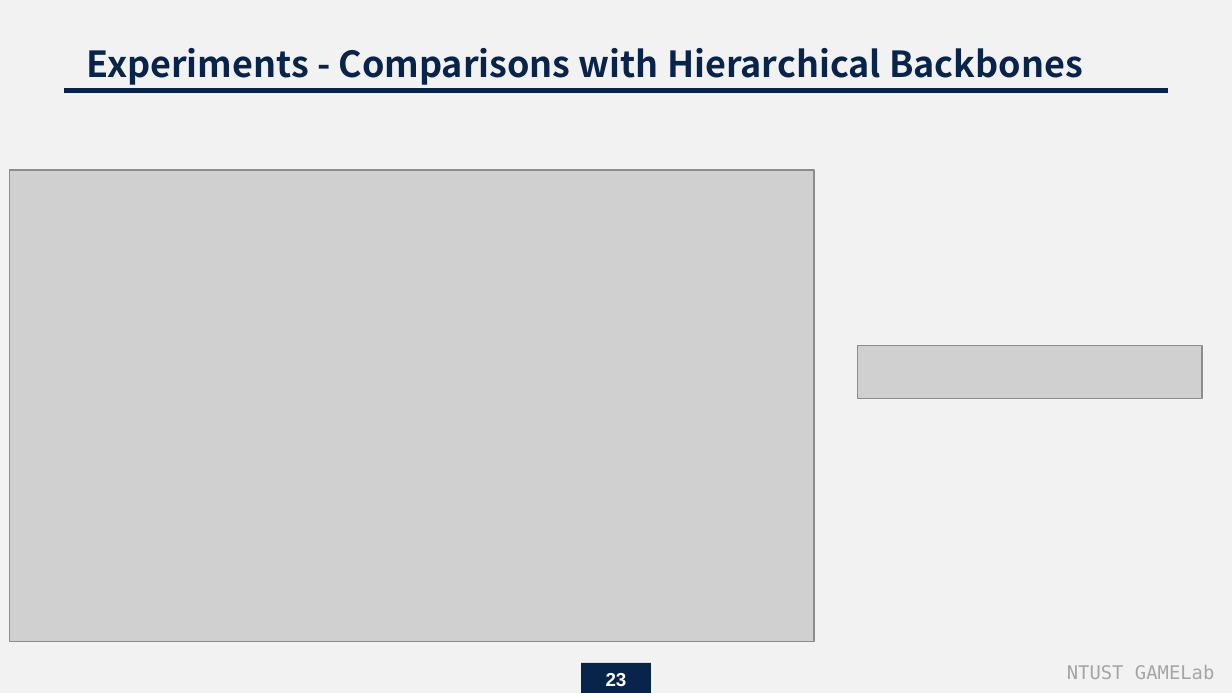
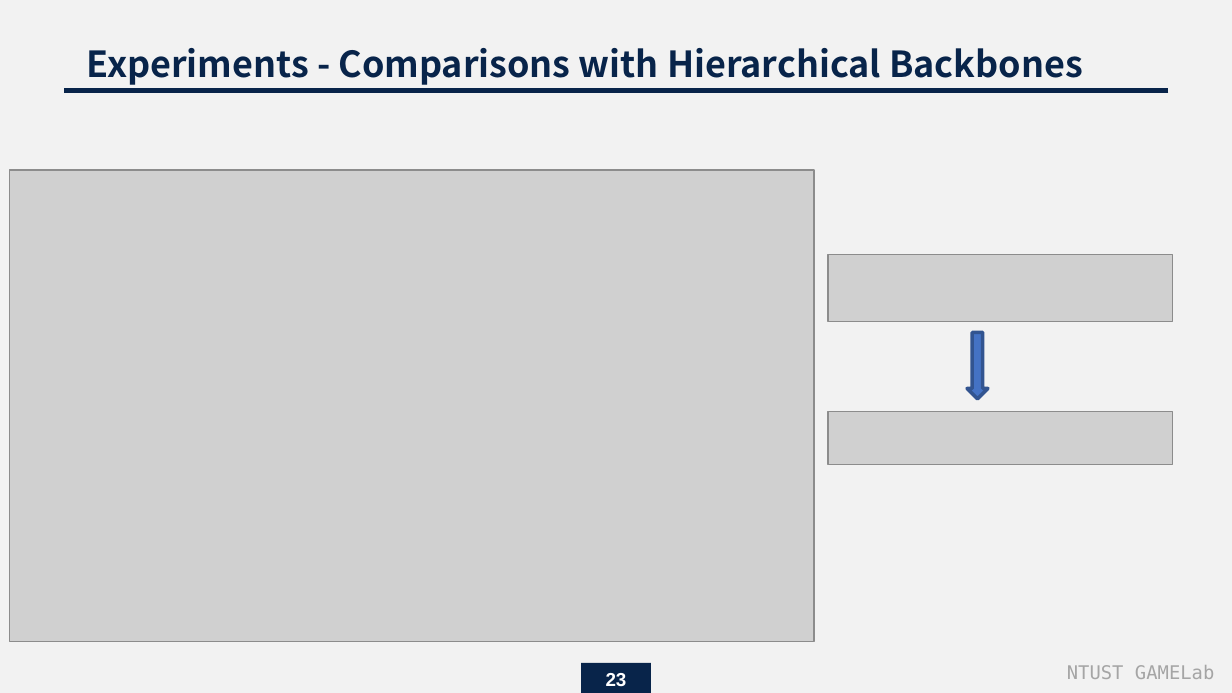
Before and after one commit to endman100/paper-, a slide deck: slide 23 of Exploring Plain Vision Transformer Backbones for Object Detection_M11015039.pptx. Drawn at 1232x693 pixels with LibreOffice and Linux fonts; fonts in the diff are those of the drawing; grey boxes stand for pictures. Boxes give left, top, right and bottom in pixels: in the first picture for what was removed or moved away, otherwise in the second. Text is boxed around its words. In the diff, an @@ line names an element or a change of style, - is before the commit and + after.

```diff
--- a/Exploring Plain Vision Transformer Backbones for Object Detection_M11015039.pptx
+++ b/Exploring Plain Vision Transformer Backbones for Object Detection_M11015039.pptx
@@ picture added at <box>828,255,1172,322</box> @@
@@ down arrow added at <box>967,333,988,399</box>, fill #4472C4, outline #325491 2 pt @@
@@ picture: place and size @@
-picture at <box>857,346,1201,399</box>
+picture at <box>828,411,1172,464</box>
```
Also in this commit, not shown: 8 other slides changed, 1 slide added, 1 slide removed.
